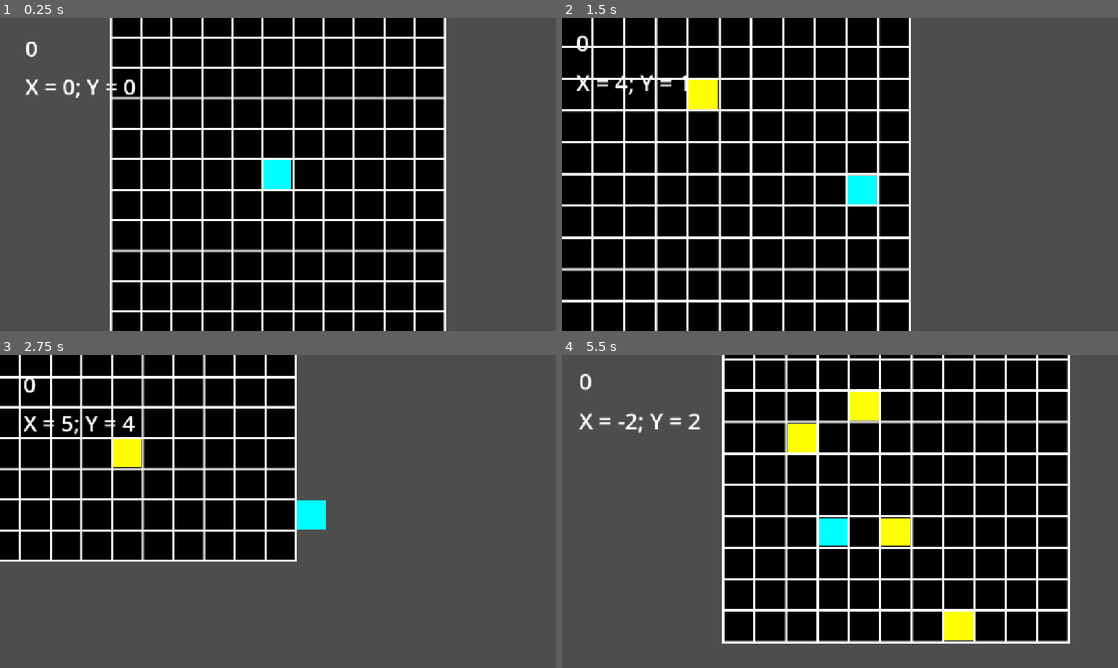
Above: before the commit, frames 1-4 (two rows, left to right).
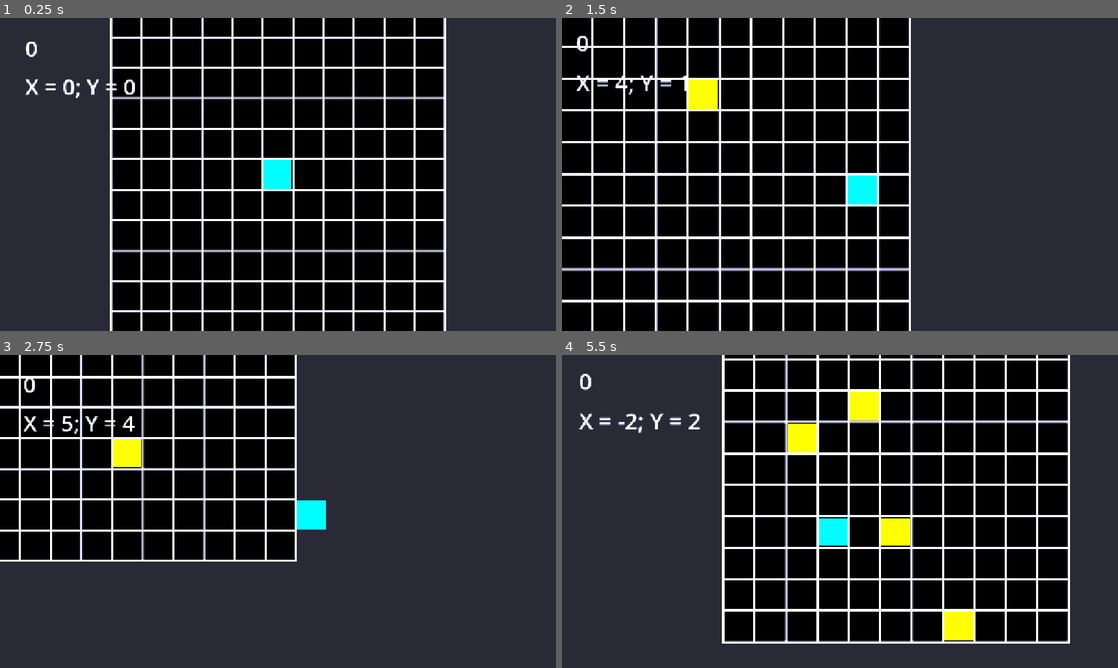
Above: after the commit, the same moments.

Repository: maseyonok421/maseyonok-sTestGameAboutPointThatCanMoveIn4DirectionsOnGrid
Game: Godot game, scene res://scenes/game.tscn
Two runs of this game, one before a commit and one after it. Both use one fixed random seed, a clock stepped at 60 frames per second and the inputs below.
Inputs:
- Up to frame 1 (0.25 s): no input
- Up to frame 2 (1.5 s): tap Enter at 0.5 s; hold Right (ui_right) 0.53-1.28 s; hold Down (ui_down) from 1.28 s (still down)
- Up to frame 3 (2.75 s): release Down (ui_down) at 2.03 s; hold Right (ui_right) from 2.03 s (still down)
- Up to frame 4 (5.5 s): release Right (ui_right) at 2.78 s; hold Up (ui_up) 2.78-3.53 s; hold Left (ui_left) 3.53-5.03 s; hold Down (ui_down) from 5.03 s (still down)

The runs differ from the first frame. In frame 1, 42% of the frame differs, in the area x 0-100%, y 0-100%; in frame 2, 39%; in frame 3, 66%; in frame 4, 44%.

Commit message:
+ World Environment

Diff:
--- a/scenes/game.tscn
+++ b/scenes/game.tscn
@@ -1,10 +1,34 @@
-[gd_scene load_steps=6 format=3 uid="uid://ct3fjmk24n06b"]
+[gd_scene load_steps=9 format=3 uid="uid://ct3fjmk24n06b"]
 
 [ext_resource type="Script" uid="uid://b3h1tm0qex3o5" path="res://scripts/game.gd" id="1_iywne"]
 [ext_resource type="PackedScene" uid="uid://d24wgwq3572gw" path="res://prefabs/player.tscn" id="1_uwrxv"]
 [ext_resource type="PackedScene" uid="uid://djan4vsx0to1k" path="res://prefabs/point_spawner.tscn" id="2_iywne"]
 [ext_resource type="Script" uid="uid://bw3u537vgvml3" path="res://scripts/bgGenerator.gd" id="3_lnu2h"]
 [ext_resource type="PackedScene" uid="uid://c2kww08j1twov" path="res://prefabs/camera.tscn" id="5_iywne"]
+
+[sub_resource type="Gradient" id="Gradient_iywne"]
+offsets = PackedFloat32Array(0, 0.41044775, 0.73134327, 1)
+colors = PackedColorArray(0, 0, 0, 1, 0.23060307, 0.23100415, 0.2932856, 1, 0.8281472, 0.8301356, 0.99999946, 1, 1, 1, 1, 1)
+
+[sub_resource type="GradientTexture1D" id="GradientTexture1D_p57ef"]
+gradient = SubResource("Gradient_iywne")
+
+[sub_resource type="Environment" id="Environment_iywne"]
+background_mode = 3
+glow_enabled = true
+glow_levels/1 = 1.0
+glow_levels/2 = 1.0
+glow_levels/4 = 1.0
+glow_levels/6 = 1.0
+glow_levels/7 = 1.0
+glow_normalized = true
+glow_intensity = 3.58
+glow_strength = 1.37
+glow_blend_mode = 0
+glow_hdr_threshold = 0.96
+adjustment_enabled = true
+adjustment_saturation = 1.65
+adjustment_color_correction = SubResource("GradientTexture1D_p57ef")
 
 [node name="Game" type="Node2D"]
 script = ExtResource("1_iywne")
@@ -18,3 +42,6 @@
 [node name="Player" parent="." instance=ExtResource("1_uwrxv")]
 
 [node name="Camera" parent="." instance=ExtResource("5_iywne")]
+
+[node name="WorldEnvironment" type="WorldEnvironment" parent="."]
+environment = SubResource("Environment_iywne")
